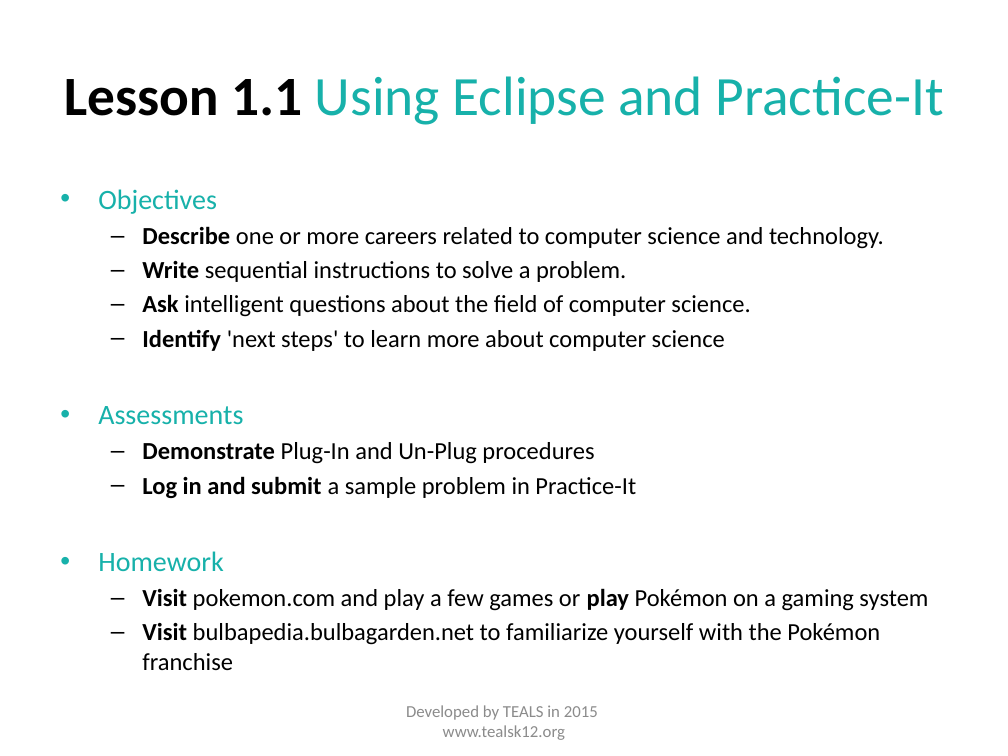
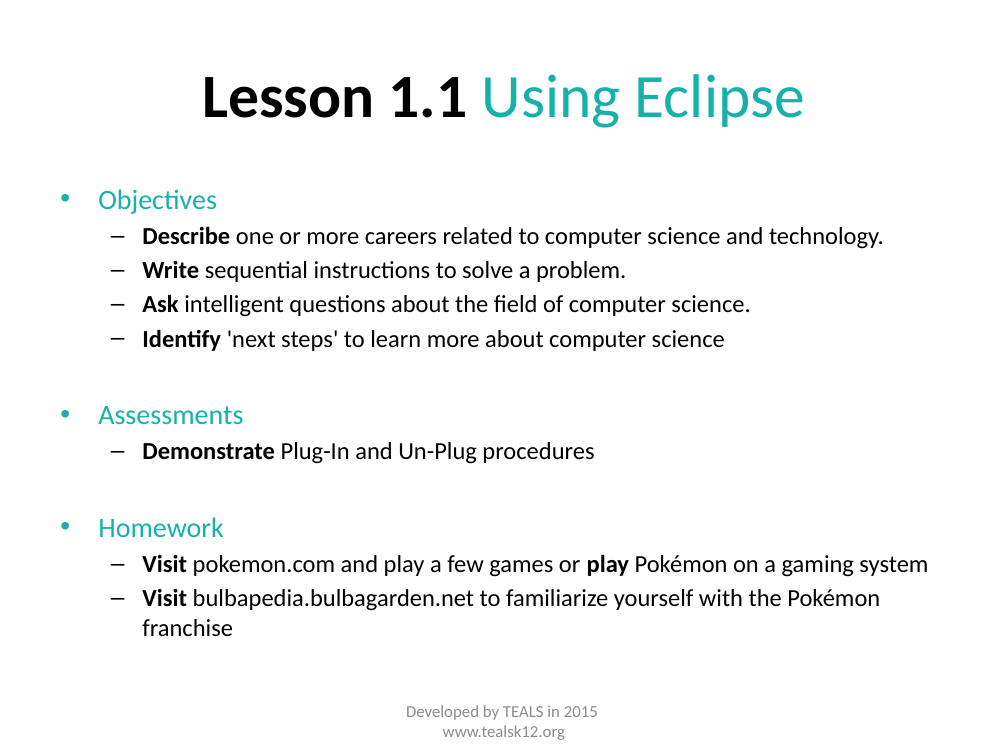
Before and after one commit to TEALSK12/apcsa-public, a slide deck: slide 1 of curriculum/Unit1/Unit 1 Slides.pptx. Drawn at 1008x756 pixels with LibreOffice and Linux fonts; fonts in the diff are those of the drawing. Boxes give left, top, right and bottom in pixels: in the first picture for what was removed or moved away, otherwise in the second. Text is boxed around its words. In the diff, an @@ line names an element or a change of style, - is before the commit and + after.

```diff
--- a/curriculum/Unit1/Unit 1 Slides.pptx
+++ b/curriculum/Unit1/Unit 1 Slides.pptx
@@ title at [202,74,805,128]: text changed; size 39.6 to 44 pt @@
-Lesson 1.1 Using Eclipse and Practice-It
+Lesson 1.1 Using Eclipse
@@ text at [142,476,636,498]: paragraph removed @@
-  – Log in and submit a sample problem in Practice-It
```
Also in this commit, not shown: 3 other slides changed, 13 other files.
